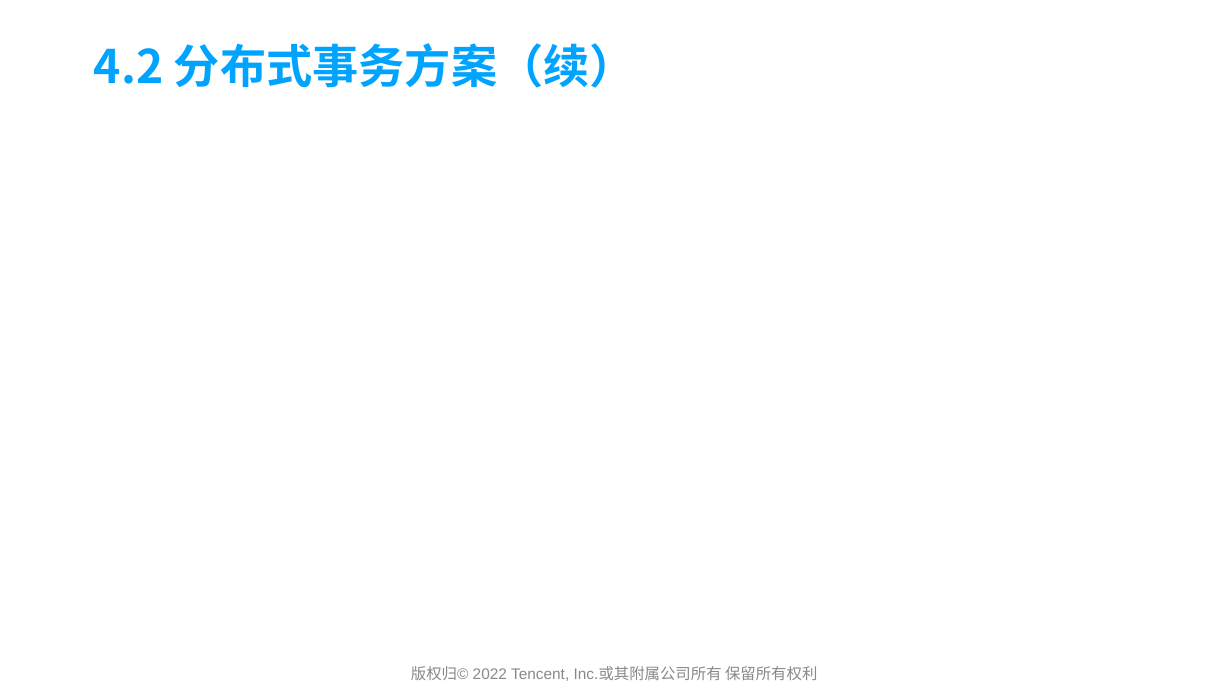
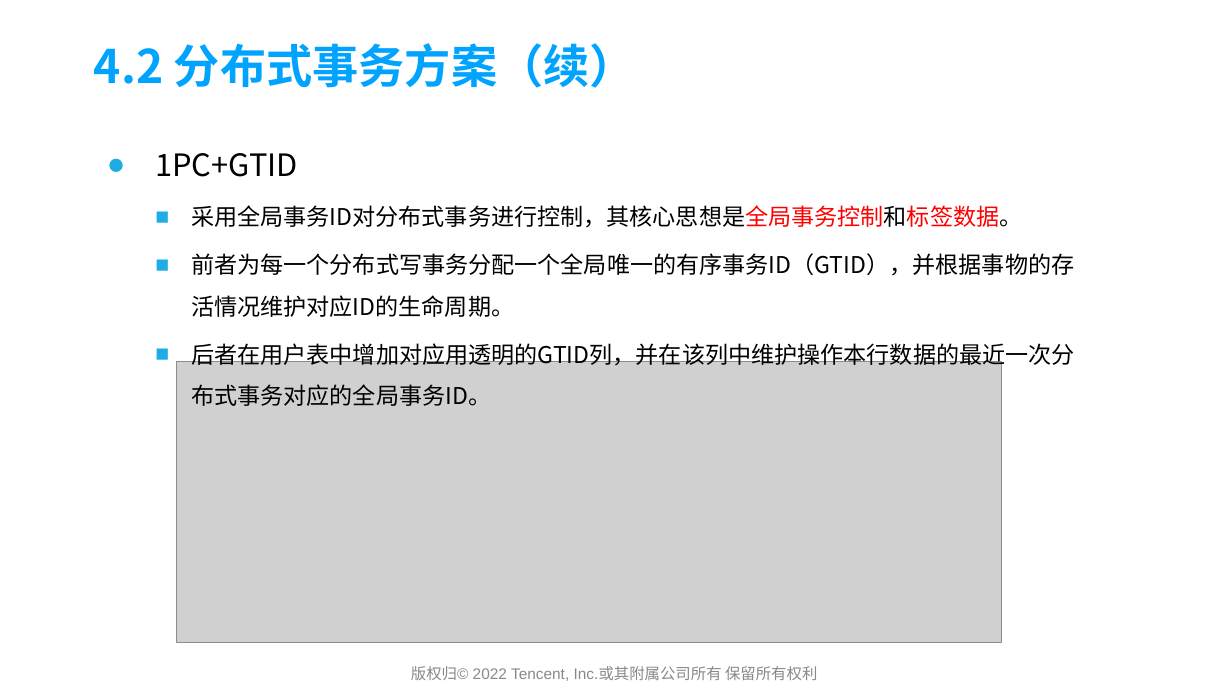
Before and after one commit to yedushusheng/mysql-learning, a slide deck: slide 22 of 28. OLTP/GoldenDB产品简介及架构解析.pptx. Drawn at 1232x693 pixels with LibreOffice and Linux fonts; fonts in the diff are those of the drawing; grey boxes stand for pictures; background and template pictures are left out. Boxes give left, top, right and bottom in pixels: in the first picture for what was removed or moved away, otherwise in the second. Text is boxed around its words. In the diff, an @@ line names an element or a change of style, - is before the commit and + after.

```diff
--- a/28. OLTP/GoldenDB产品简介及架构解析.pptx
+++ b/28. OLTP/GoldenDB产品简介及架构解析.pptx
@@ text added at (155,153,1075,406), 18 pt, text #000000 @@
+● 1PC+GTID
+  ■ 采用全局事务ID对分布式事务进行控制，其核心思想是全局事务控制和标签数据。
+  ■ 前者为每一个分布式写事务分配一个全局唯一的有序事务ID（GTID），并根据事物的存活情况维护对应ID的生命周期。
+  ■ 后者在用户表中增加对应用透明的GTID列，并在该列中维护操作本行数据的最近一次分布式事务对应的全局事务ID。
@@ picture added at (177,361,1002,642) @@
```
Also in this commit, not shown: 3 other slides changed, 2 slides added.
